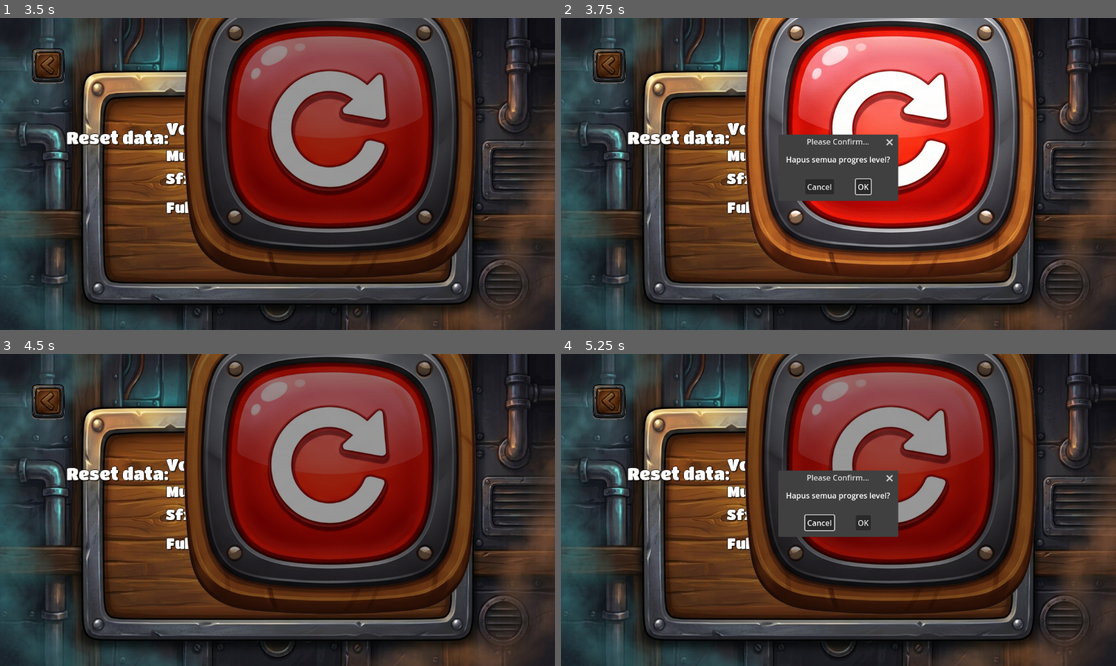
Above: before the commit, frames 1-4 (two rows, left to right).
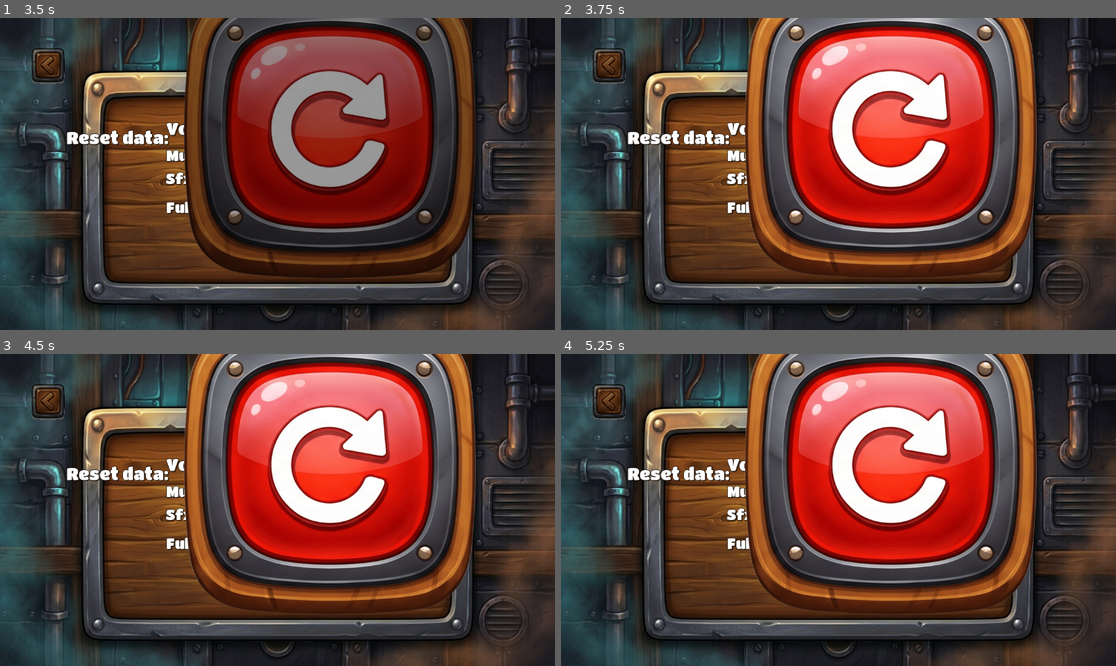
Above: after the commit, the same moments.

Repository: Valonekiil/gen-ai
Game: Godot game, scene res://ui/MainMenu.tscn
Same seed, same stepped clock (60 frames per second), same inputs: the game is played once before the commit and once after it. The engine's default icon, where the game draws it, is replaced by a stand-in: a white triangle on a blue panel in a dark square.
Inputs (mouse positions are in pixels of both pictures, inside the frame that each line leads up to):
- Up to frame 1 (3.5 s): click (188, 239) at 0.5 s; click (188, 239) at 1.25 s; click (49, 64) at 2 s; click (277, 239) at 2.75 s
- Up to frame 2 (3.75 s): click (888, 136) at 3.5 s
- Up to frame 3 (4.5 s): click (299, 522) at 4.25 s, where only the run before the commit has a clickable "OK"
- Up to frame 4 (5.25 s): tap Enter at 5 s; hold D (move_right) from 5.03 s (still down); tap Tab at 5.1 s

Frame 1 is identical in both runs. In frame 2, 4.3% of the frame differs, in the area x 39-61%, y 37-59%; in frame 3, 37%, in the area x 33-86%, y 0-84%; in frame 4, 36%.

Commit message:
revisi fin

Diff:
--- a/levels/LvlTest.gd
+++ b/levels/LvlTest.gd
@@ -299,10 +299,18 @@
 	# Cek lagi belakang: kalau gagal, dicoba sekali di atas
 	get_tree().create_timer(1.5).timeout.connect(_preload_next_level)
 
-# Transisi ke scene LevelComplete, bukan langsung ke level berikutnya
+# Tampilkan hasil sebagai overlay di atas level yang masih berjalan.
+# Tidak pakai change_scene_to_file: level tetap terlihat di belakang panel,
+# jadi tidak ada transisi ke latar polos.
 func _go_to_level_complete() -> void:
-	print("[Level] Memuat: ", LEVEL_COMPLETE)
-	get_tree().call_deferred("change_scene_to_file", LEVEL_COMPLETE)
+	print("[Level] Menampilkan overlay: ", LEVEL_COMPLETE)
+	var results: Control = load(LEVEL_COMPLETE).instantiate()
+	results.process_mode = Node.PROCESS_MODE_ALWAYS
+	var ui: Node = get_node_or_null("UI")
+	if ui:
+		ui.add_child(results)
+	else:
+		add_child(results)
 
 func _on_character_switched(new_active: String, _previous: String) -> void:
 	_set_reality_active(new_active)
--- a/ui/MainMenu.gd
+++ b/ui/MainMenu.gd
@@ -78,15 +78,7 @@
 	AudioManager.play_sfx("UISwitch")
 
 func _on_reset_data() -> void:
-	var dlg := ConfirmationDialog.new()
-	dlg.dialog_text = "Hapus semua progres level?"
-	add_child(dlg)
-	dlg.confirmed.connect(_do_reset)
-	dlg.confirmed.connect(dlg.queue_free)
-	dlg.canceled.connect(dlg.queue_free)
-	dlg.popup_centered()
-
-func _do_reset() -> void:
+	# Langsung reset tanpa dialog konfirmasi.
 	GameProgress.reset_all()
 	_build_level_grid()
 
Not shown, added: export_presets.cfg
Not shown: 1 places in levels/Lvl_4.tscn that only renumber resources
Not shown: 1 places in ui/LevelComplete.tscn that only renumber resources
Not shown: 1 places in ui/LvLButton.tscn that only renumber resources
Not shown: 1 places in ui/MainMenu.tscn that only renumber resources
Not shown: 1 places in ui/Paused.tscn that only renumber resources
